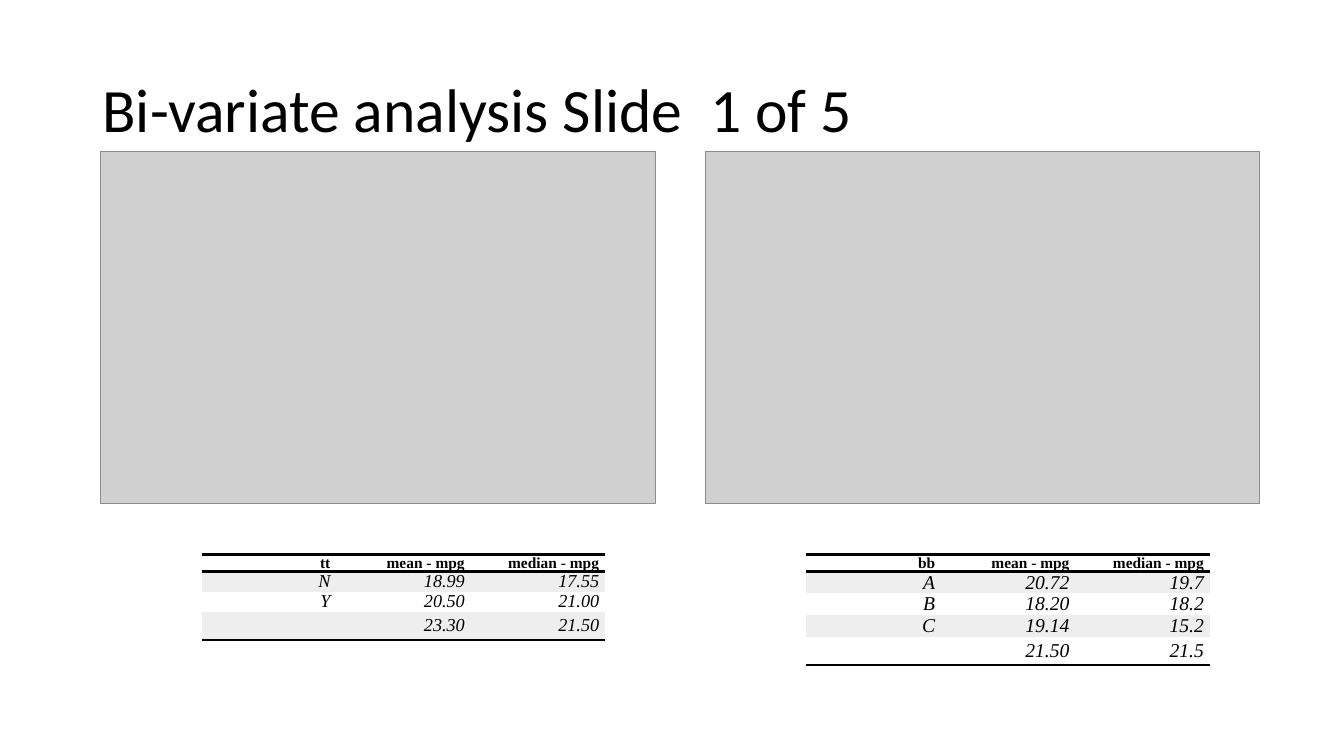
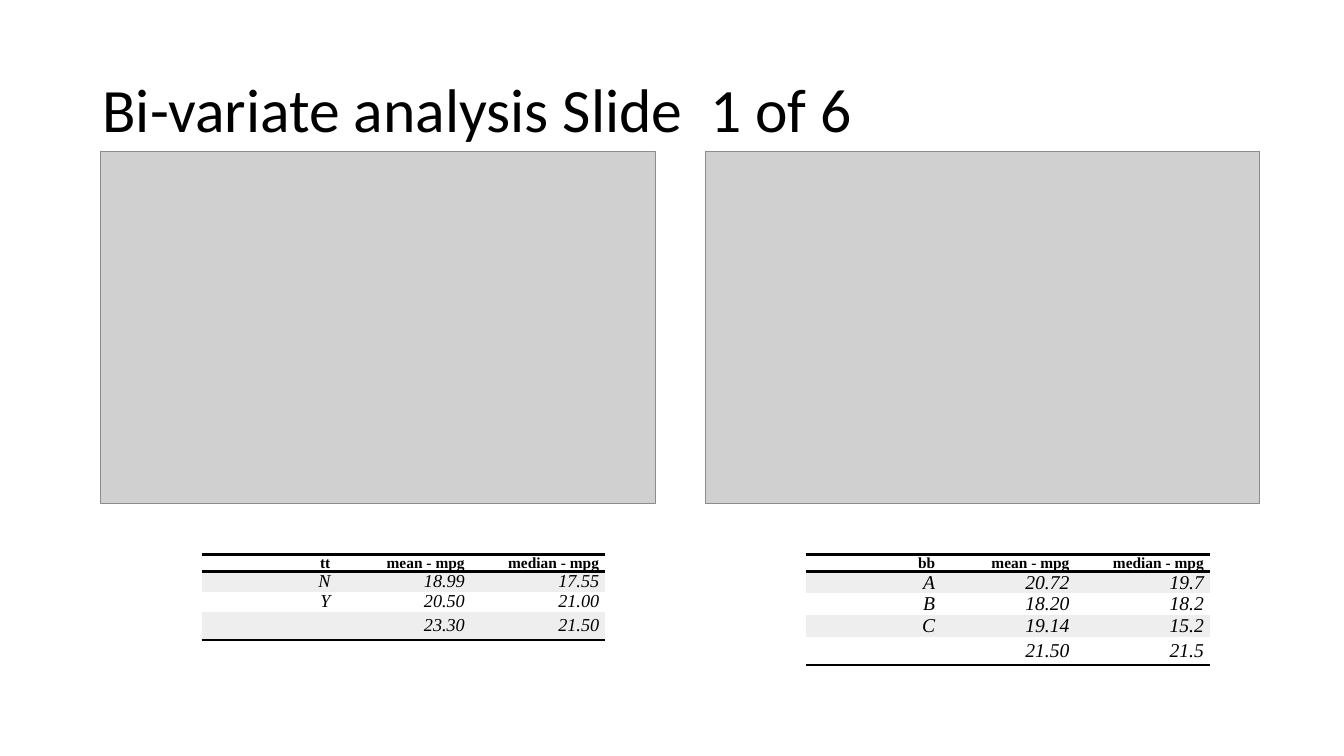
Before and after one commit to chris-billingham/R_code, a slide deck: slide 10 of Shinydashboard/titanic_exp_report.pptx (slide 9 before the commit). Drawn at 1344x756 pixels with LibreOffice and Linux fonts; fonts in the diff are those of the drawing; grey boxes stand for pictures. Boxes give left, top, right and bottom in pixels: in the first picture for what was removed or moved away, otherwise in the second. Text is boxed around its words. In the diff, an @@ line names an element or a change of style, - is before the commit and + after.

```diff
--- a/Shinydashboard/titanic_exp_report.pptx
+++ b/Shinydashboard/titanic_exp_report.pptx
@@ title at [102, 89, 851, 142]: text changed @@
-Bi-variate analysis Slide 1 of 5
+Bi-variate analysis Slide 1 of 6
```
Also in this commit, not shown: 9 other slides changed, 2 slides added, 5 other files.
